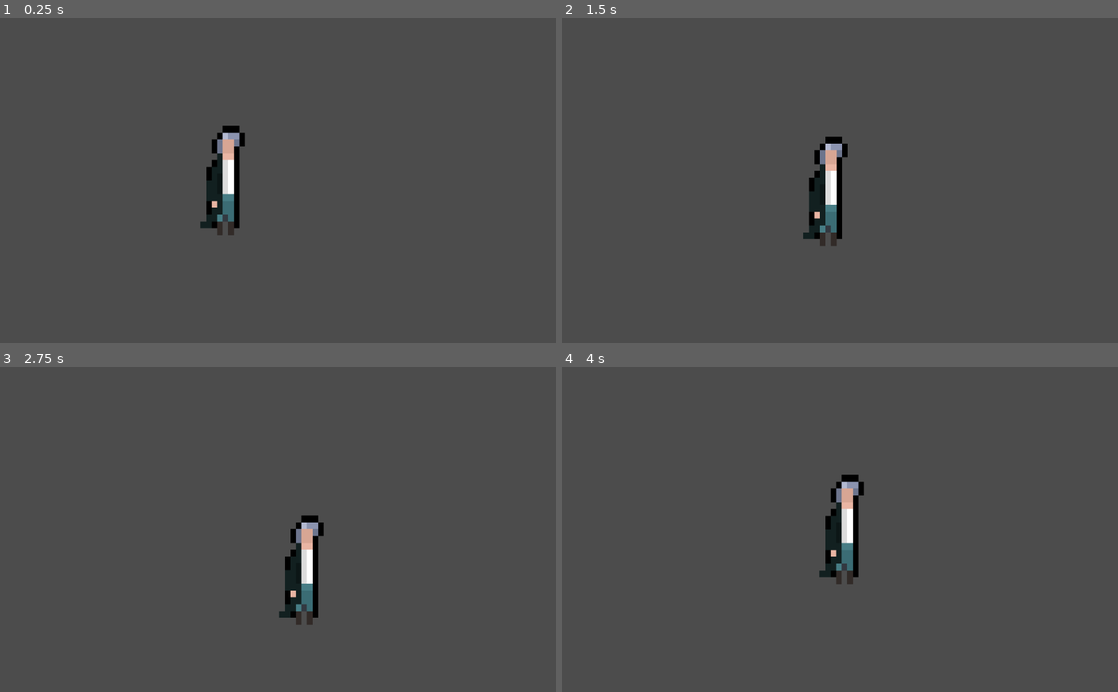
Above: before the commit, frames 1-4 (two rows, left to right).
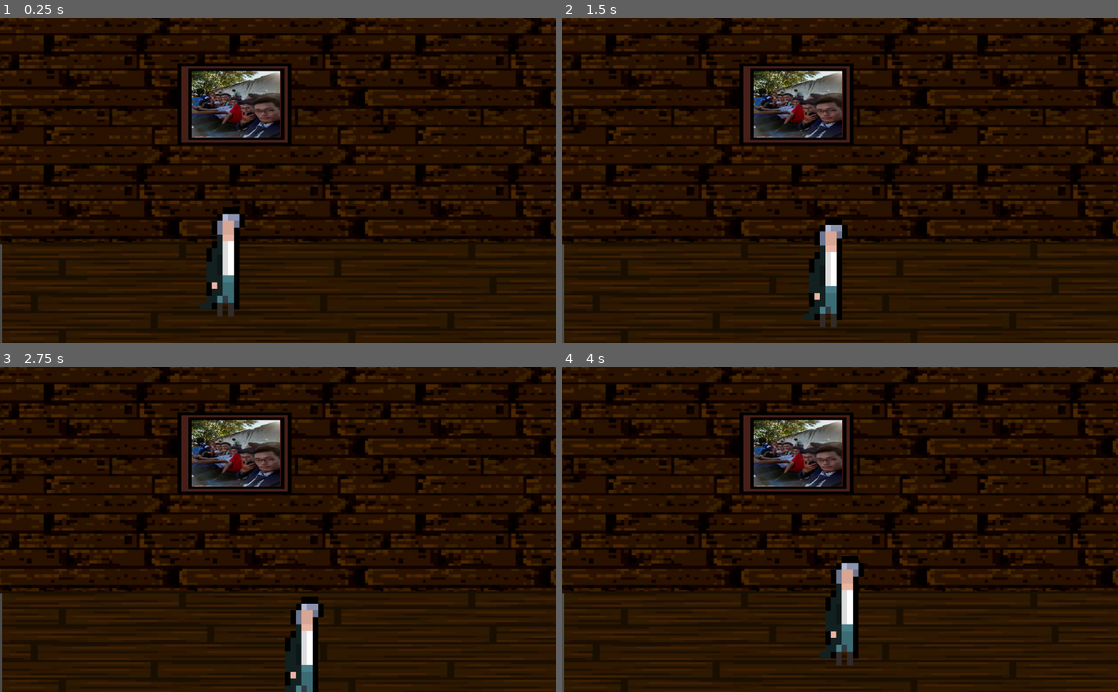
Above: after the commit, the same moments.

Repository: ShubhamTiwary914/game_jams
Game: Godot game, scene res://scenes/World.tscn
Same seed, same stepped clock (60 frames per second), same inputs: the game is played once before the commit and once after it. The project has no main scene, so this scene is started directly.
Inputs:
- Up to frame 1 (0.25 s): no input
- Up to frame 2 (1.5 s): tap Enter at 0.5 s; hold Right (ui_right) 0.53-1.28 s; hold Down (ui_down) from 1.28 s (still down)
- Up to frame 3 (2.75 s): release Down (ui_down) at 2.03 s; hold Right (ui_right) from 2.03 s (still down)
- Up to frame 4 (4 s): release Right (ui_right) at 2.78 s; hold Up (ui_up) 2.78-3.53 s; hold Left (ui_left) from 3.53 s (still down)

The runs differ from the first frame. In frame 1, 99% of the frame differs, in the area x 0-100%, y 0-100%; in frame 2, 99%; in frame 3, 99%; in frame 4, 99%.

Commit message:
Added Ponchong

Diff:
--- a/Brackeys_August22/Store/playerData.tres
+++ b/Brackeys_August22/Store/playerData.tres
@@ -5,4 +5,4 @@
 [resource]
 script = ExtResource( 1 )
 speed = 100
-spawnPoint = Vector2( 400, 300 )
+spawnPoint = Vector2( 400, 450 )
--- /dev/null
+++ b/Brackeys_August22/scenes/PhotoFrame.tscn
@@ -0,0 +1,16 @@
+[gd_scene load_steps=3 format=2]
+
+[ext_resource path="res://assets/Items/frame.png" type="Texture" id=1]
+[ext_resource path="res://assets/Items/ponchong group.png" type="Texture" id=2]
+
+[node name="PhotoFrame" type="Node2D"]
+
+[node name="OuterFrame" type="Sprite" parent="."]
+position = Vector2( 88.7592, 59.1438 )
+scale = Vector2( 6.54745, 4.69649 )
+texture = ExtResource( 1 )
+
+[node name="InnerPhoto" type="Sprite" parent="."]
+position = Vector2( 91.4513, 59.709 )
+scale = Vector2( 0.170705, 0.0965469 )
+texture = ExtResource( 2 )
--- a/Brackeys_August22/scenes/World.tscn
+++ b/Brackeys_August22/scenes/World.tscn
@@ -1,7 +1,26 @@
-[gd_scene load_steps=2 format=2]
+[gd_scene load_steps=5 format=2]
 
-[ext_resource path="res://scenes/player.tscn" type="PackedScene" id=1]
+[ext_resource path="res://assets/Environment/woodenWall.jpg" type="Texture" id=1]
+[ext_resource path="res://assets/Environment/WoodenFloor.jpg" type="Texture" id=2]
+[ext_resource path="res://scenes/PhotoFrame.tscn" type="PackedScene" id=3]
+[ext_resource path="res://scenes/player.tscn" type="PackedScene" id=4]
 
 [node name="World" type="Node2D"]
 
-[node name="Player" parent="." instance=ExtResource( 1 )]
+[node name="Environment" type="Node2D" parent="."]
+editor/display_folded = true
+
+[node name="Wall" type="Sprite" parent="Environment"]
+position = Vector2( 518.033, 39.7613 )
+scale = Vector2( 1.40235, 0.985208 )
+texture = ExtResource( 1 )
+
+[node name="Floor" type="Sprite" parent="Environment"]
+position = Vector2( 518.033, 510.081 )
+scale = Vector2( 1.62554, 0.510537 )
+texture = ExtResource( 2 )
+
+[node name="Ponchong" parent="." instance=ExtResource( 3 )]
+position = Vector2( 343.083, 99.9713 )
+
+[node name="Player" parent="." instance=ExtResource( 4 )]
Binary file added: Brackeys_August22/assets/Environment/WoodenFloor.jpg
Not shown, added: Brackeys_August22/assets/Environment/WoodenFloor.jpg.import
Binary file added: Brackeys_August22/assets/Environment/woodenWall.jpg
Not shown, added: Brackeys_August22/assets/Environment/woodenWall.jpg.import
Binary file added: Brackeys_August22/assets/Items/frame.png
Not shown, added: Brackeys_August22/assets/Items/frame.png.import
Binary file added: Brackeys_August22/assets/Items/ponchong group.png
Not shown, added: Brackeys_August22/assets/Items/ponchong group.png.import
